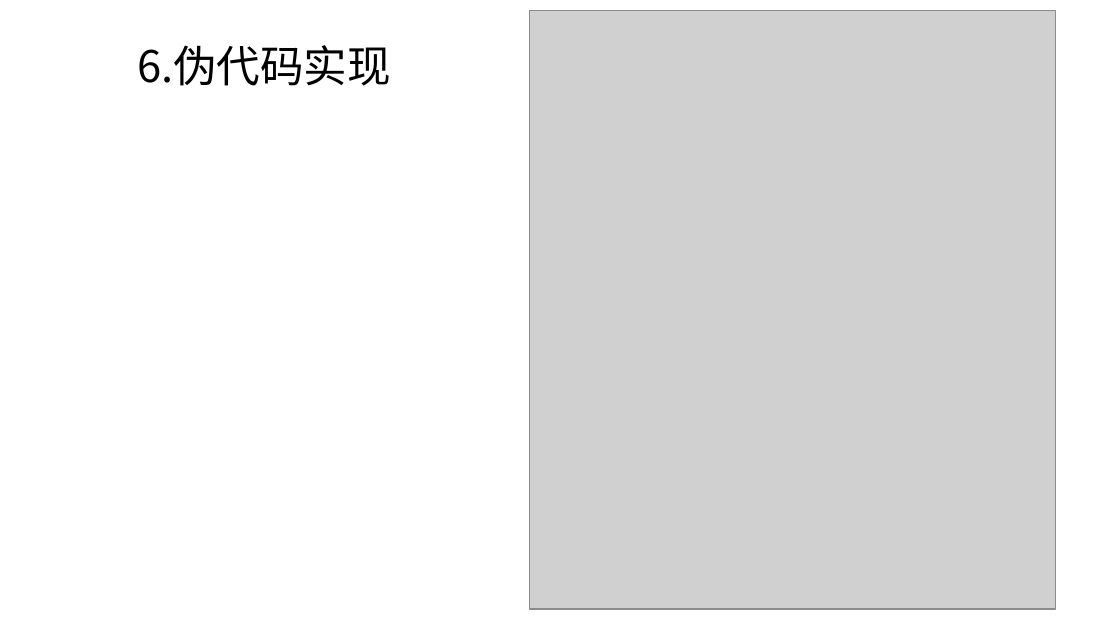
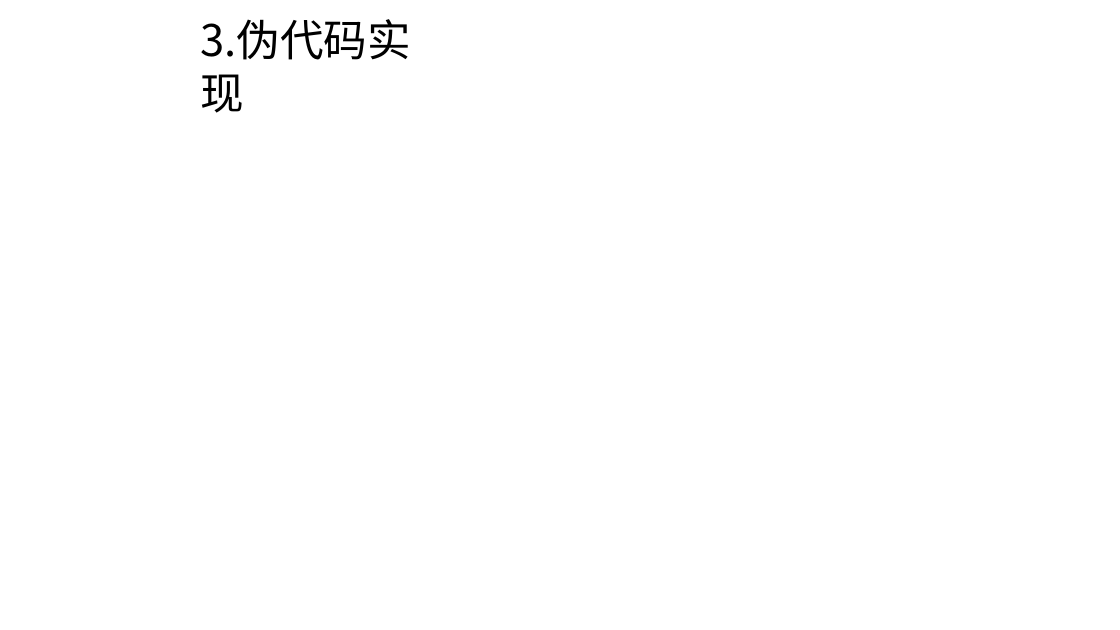
Before and after one commit to Anchovy0901/introduction-to-AI, a slide deck: slide 8 of 小组作业/doc/人工智能_G3_Astar算法讲解.pptx. Drawn at 1120x630 pixels with LibreOffice and Linux fonts; fonts in the diff are those of the drawing; grey boxes stand for pictures; background and template pictures are left out. Boxes give left, top, right and bottom in pixels: in the first picture for what was removed or moved away, otherwise in the second. Text is boxed around its words. In the diff, an @@ line names an element or a change of style, - is before the commit and + after.

```diff
--- a/小组作业/doc/人工智能_G3_Astar算法讲解.pptx
+++ b/小组作业/doc/人工智能_G3_Astar算法讲解.pptx
@@ title at box(201, 19, 411, 113): text changed @@
-6.伪代码实现
+3.伪代码实现
@@ picture removed at box(530, 11, 1056, 609) @@
```
Also in this commit, not shown: 6 other slides changed, 1 slide added, 1 slide removed, 3 other files.
